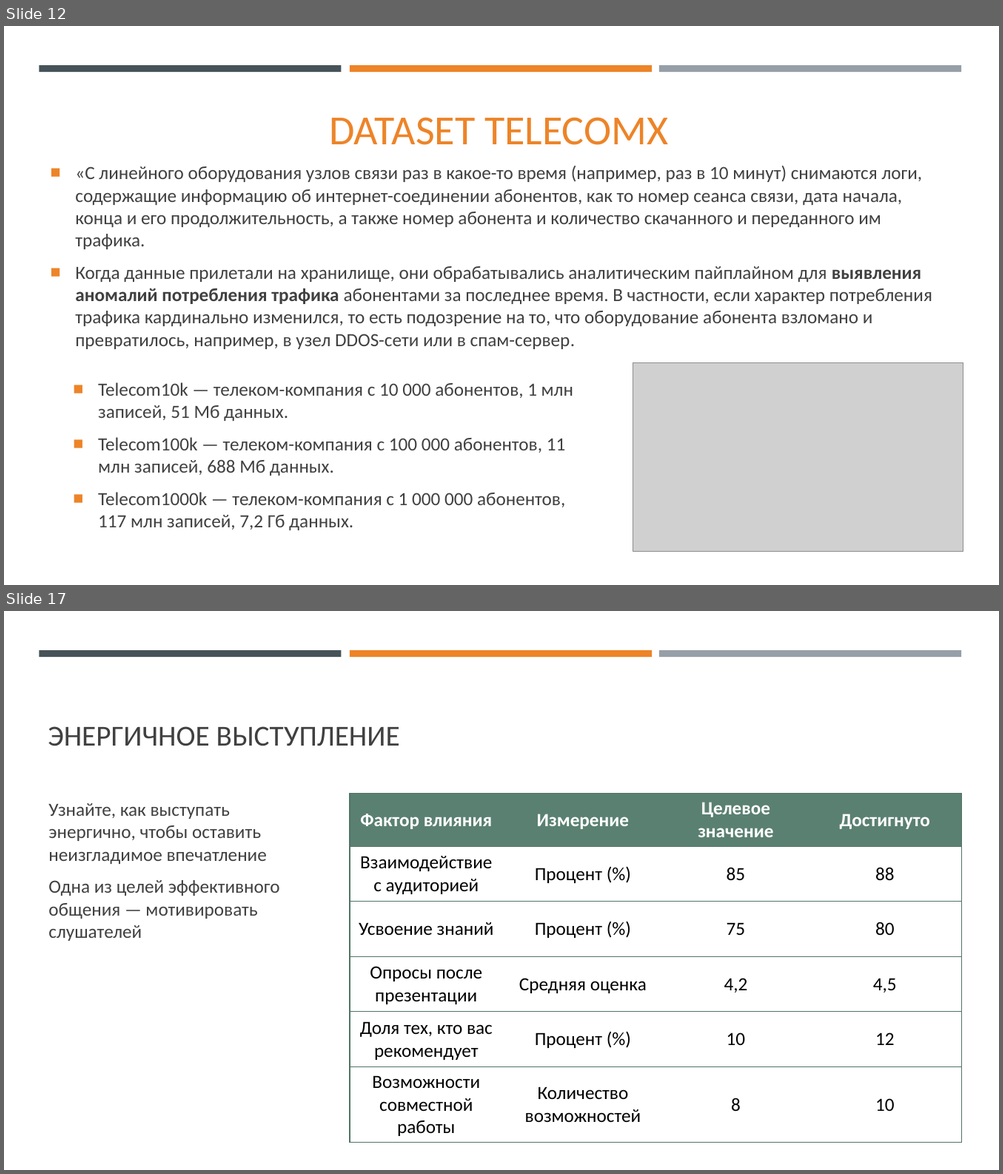
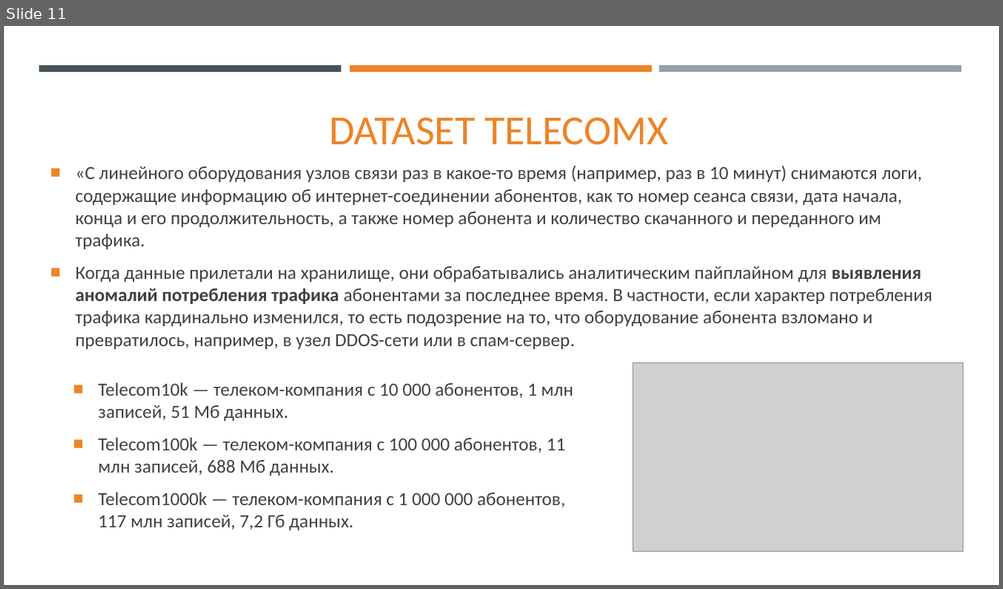
Before and after one commit to SkibaSAY/IPS_University, a slide deck: IPSLib/Documentation/Доклад для конференции/Доклад.pptx. Shown one above the other, each under a label of ours: slides 12 and 17 before the commit, slide 11 after it; the slides between them are not shown. The pictures are 1003x1174 and 1003x589 pixels, drawn with LibreOffice and Linux fonts; fonts in the diff are those of the drawing; grey boxes stand for pictures. Boxes give left, top, right and bottom in pixels: in the first picture for what was removed or moved away, otherwise in the second. Text is boxed around its words. In the diff, an @@ line names an element or a change of style, - is before the commit and + after.

```diff
--- a/IPSLib/Documentation/Доклад для конференции/Доклад.pptx
+++ b/IPSLib/Documentation/Доклад для конференции/Доклад.pptx
@@ slide 17 removed at (4, 611, 999, 1170), background #FFFFFF; not listed: 3 template elements that a slide beside it also shows @@
@@ title removed at (48, 726, 400, 746) @@
-ЭНЕРГИЧНОЕ ВЫСТУПЛЕНИЕ
@@ text removed at (48, 803, 280, 941) @@
-Узнайте, как выступать энергично, чтобы оставить неизгладимое впечатление
-Одна из целей эффективного общения — мотивировать слушателей
@@ table removed at (350, 794, 962, 1142), 6 rows, 4 columns @@
-Фактор влияния | Измерение | Целевое значение | Достигнуто
-Взаимодействие с аудиторией | Процент (%) | 85 | 88
-Усвоение знаний | Процент (%) | 75 | 80
-Опросы после презентации | Средняя оценка | 4,2 | 4,5
-Доля тех, кто вас рекомендует | Процент (%) | 10 | 12
-Возможности совместной работы | Количество возможностей | 8 | 10
@@ what was slide 12 is now slide 11 @@
```
Also in this commit, not shown: 2 slides changed, 10 slides added, 7 other slides removed, 4 other files.
